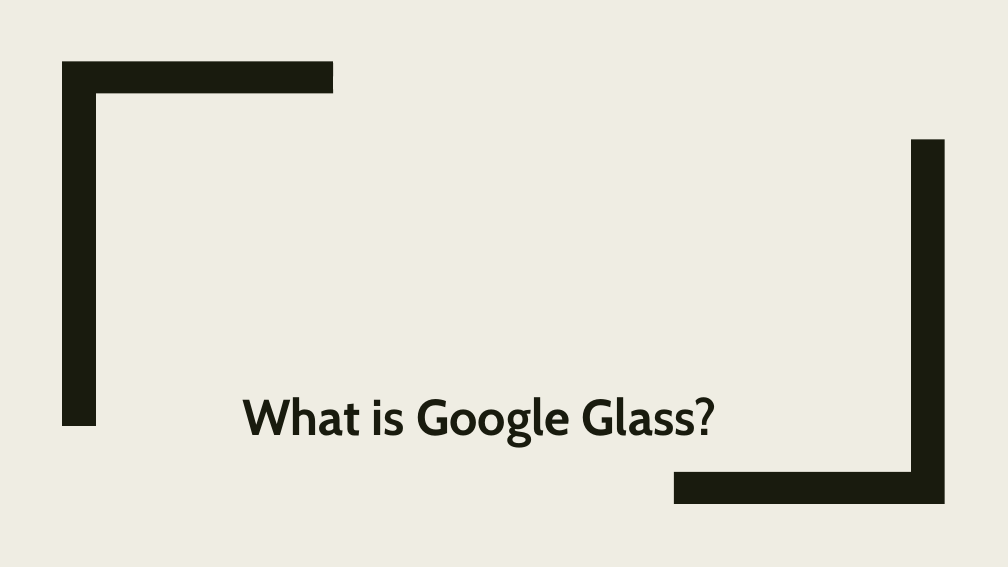
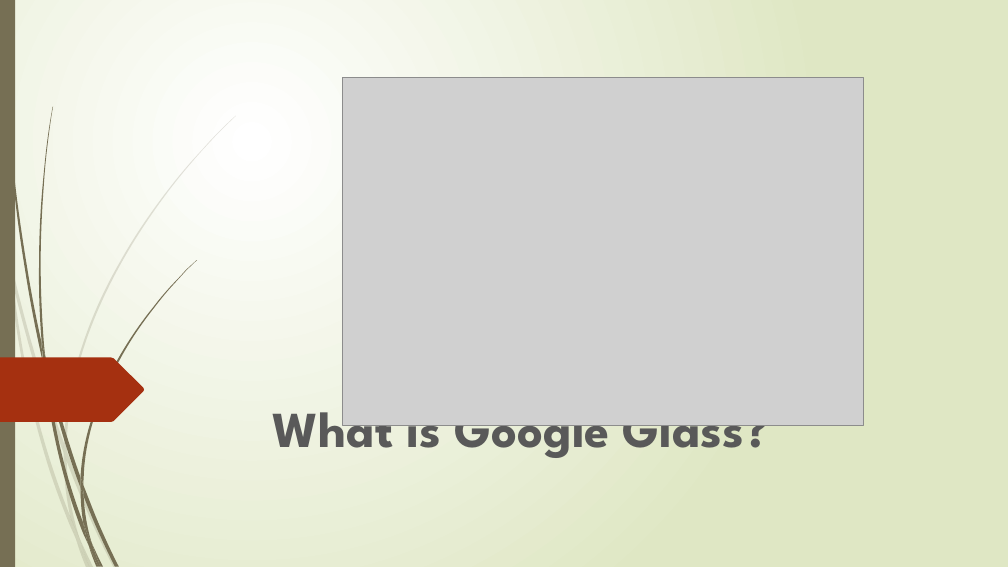
Before and after one commit to Sam-Litz/Info-BTS-SN-IR, a slide deck: slide 1 of BTS 1er année/Anglais/Anglais technique/Google Glass/Google Glass.pptx. Drawn at 1008x567 pixels with LibreOffice and Linux fonts; fonts in the diff are those of the drawing; grey boxes stand for pictures. Boxes give left, top, right and bottom in pixels: in the first picture for what was removed or moved away, otherwise in the second. Text is boxed around its words. In the diff, an @@ line names an element or a change of style, - is before the commit and + after.

```diff
--- a/BTS 1er année/Anglais/Anglais technique/Google Glass/Google Glass.pptx
+++ b/BTS 1er année/Anglais/Anglais technique/Google Glass/Google Glass.pptx
@@ background #EFEDE3 to gradient #FFFFFF to #DFE8C4 @@
@@ rectangle added at (x1=0, y1=0, x2=15, y2=567), fill #766F54 @@
@@ picture added at (x1=343, y1=78, x2=864, y2=426) @@
@@ freeform shape resized from (x1=62, y1=61, x2=333, y2=426) to (x1=64, y1=116, x2=236, y2=451) @@
@@ freeform shape at (x1=64, y1=116, x2=236, y2=451): fill #191B0E to #766F54 at 20% opacity @@
@@ freeform shape removed at (x1=675, y1=139, x2=945, y2=504) @@
@@ freeform shape added at (x1=0, y1=358, x2=144, y2=422), fill #A53010 @@
@@ subtitle "What is Google Glass?" moved from (x1=242, y1=397, x2=717, y2=446) to (x1=273, y1=396, x2=768, y2=458) @@
@@ subtitle "What is Google Glass?" at (x1=273, y1=396, x2=768, y2=458): font Cabin to League Spartan, text colour #191B0E to #595959; line spacing 1.12 to 1; more space between paragraphs @@
@@ group added at (x1=0, y1=213, x2=117, y2=567): 9 freeform shapes @@
@@ group added at (x1=2, y1=0, x2=197, y2=567): 12 freeform shapes @@
```
Also in this commit, not shown: 3 other slides changed, 5 slides added, 1 slide removed, 4 other files.
